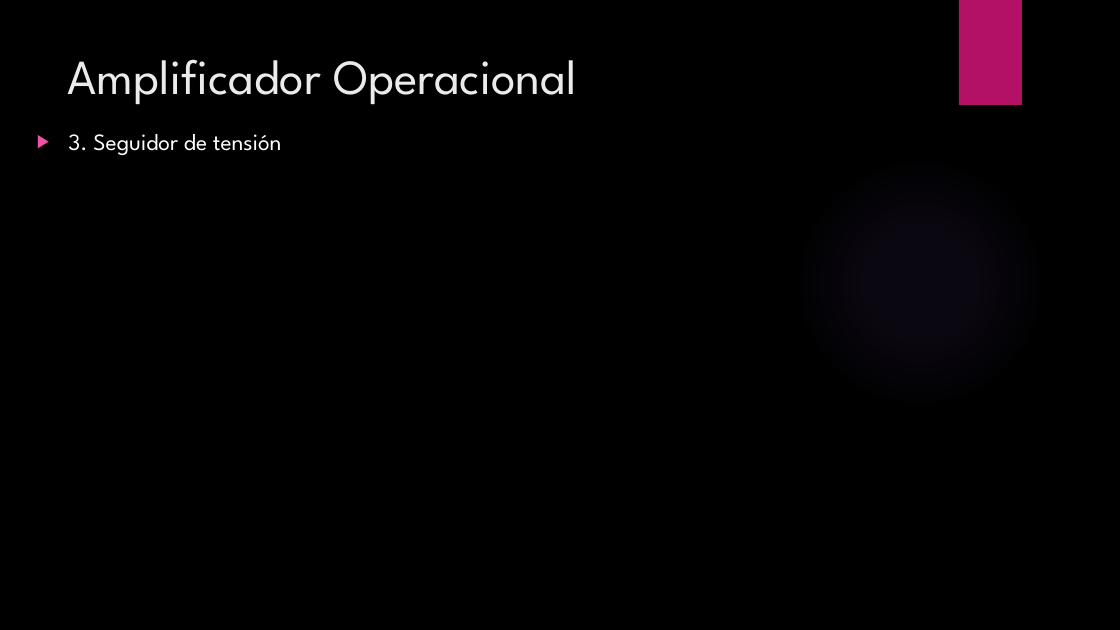
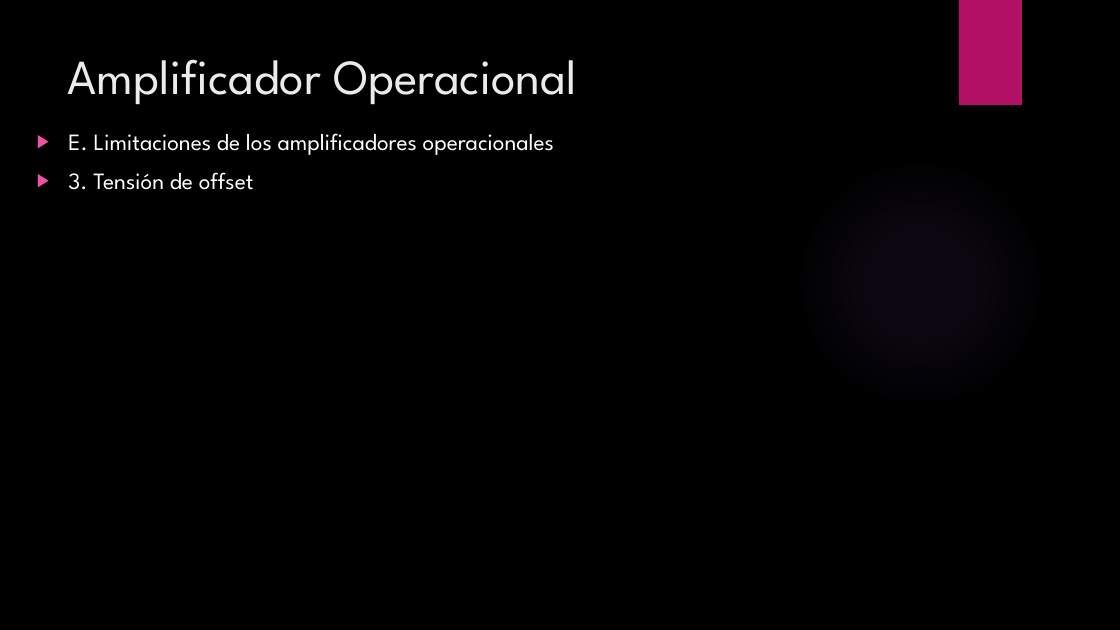
Before and after one commit to ulatinaedupa/ElectronicsII, a slide deck: slide 80 of Presentación/Electronica II.pptx (slide 62 before the commit). Drawn at 1120x630 pixels with LibreOffice and Linux fonts; fonts in the diff are those of the drawing; background and template pictures are left out. Boxes give left, top, right and bottom in pixels: in the first picture for what was removed or moved away, otherwise in the second. Text is boxed around its words. In the diff, an @@ line names an element or a change of style, - is before the commit and + after.

```diff
--- a/Presentación/Electronica II.pptx
+++ b/Presentación/Electronica II.pptx
@@ text at [68,133,554,190]: text changed @@
-▶ 3. Seguidor de tensión
+▶ E. Limitaciones de los amplificadores operacionales
+▶ 3. Tensión de offset
```
Also in this commit, not shown: 3 other slides changed, 25 slides added, 12 slides removed, 3 other files.
